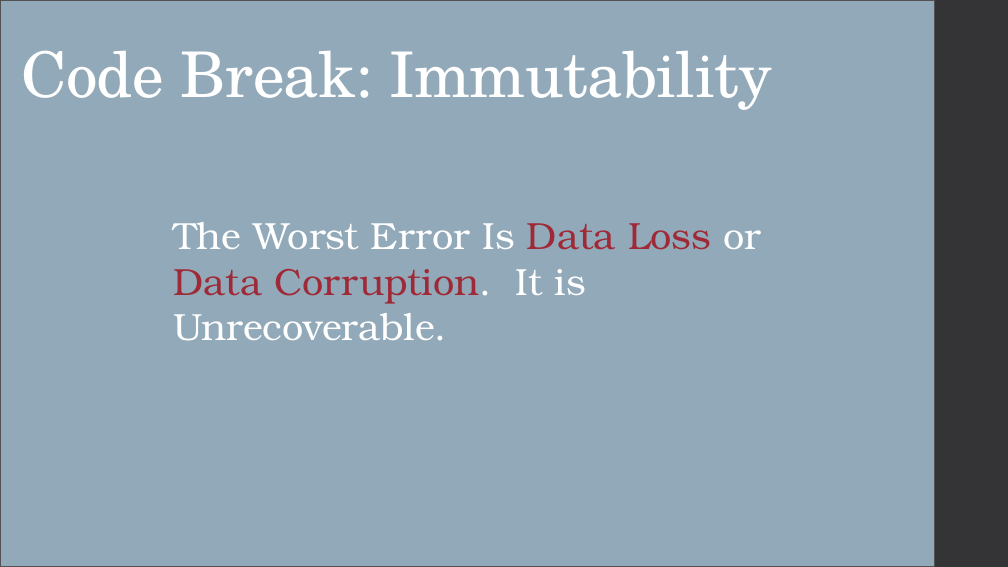
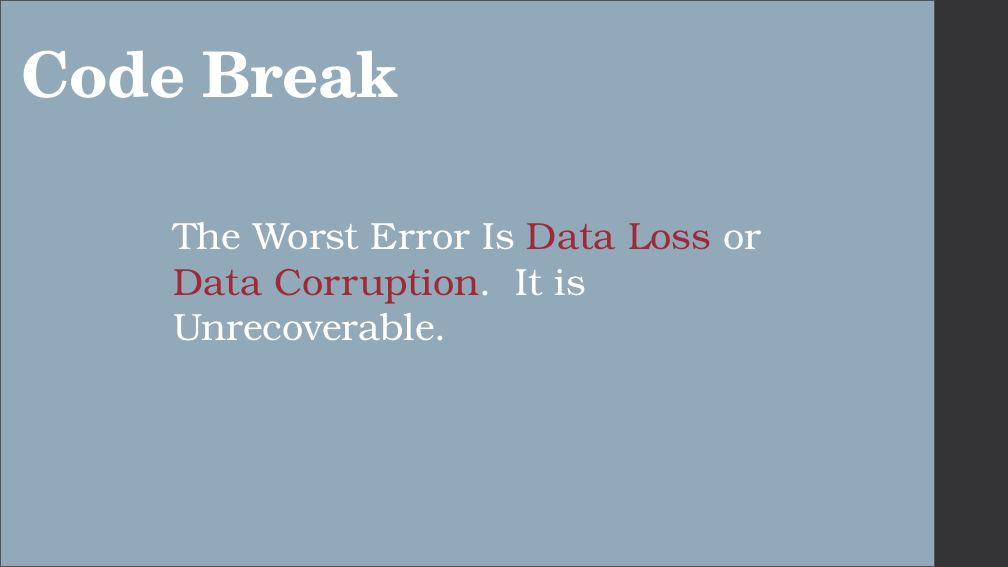
Before and after one commit to CaitieM20/DotNetConf, a slide deck: slide 26 of Patterns & Best Practices For Moving From RDBMS to Azure Storage.pptx. Drawn at 1008x567 pixels with LibreOffice and Linux fonts; fonts in the diff are those of the drawing. Boxes give left, top, right and bottom in pixels: in the first picture for what was removed or moved away, otherwise in the second. Text is boxed around its words. In the diff, an @@ line names an element or a change of style, - is before the commit and + after.

```diff
--- a/Patterns & Best Practices For Moving From RDBMS to Azure Storage.pptx
+++ b/Patterns & Best Practices For Moving From RDBMS to Azure Storage.pptx
@@ text at <box>21,50,398,98</box>: text changed; bold on @@
-Code Break: Immutability
+Code Break
```
Also in this commit, not shown: 25 other slides changed, 1 slide added, 1 slide removed.
